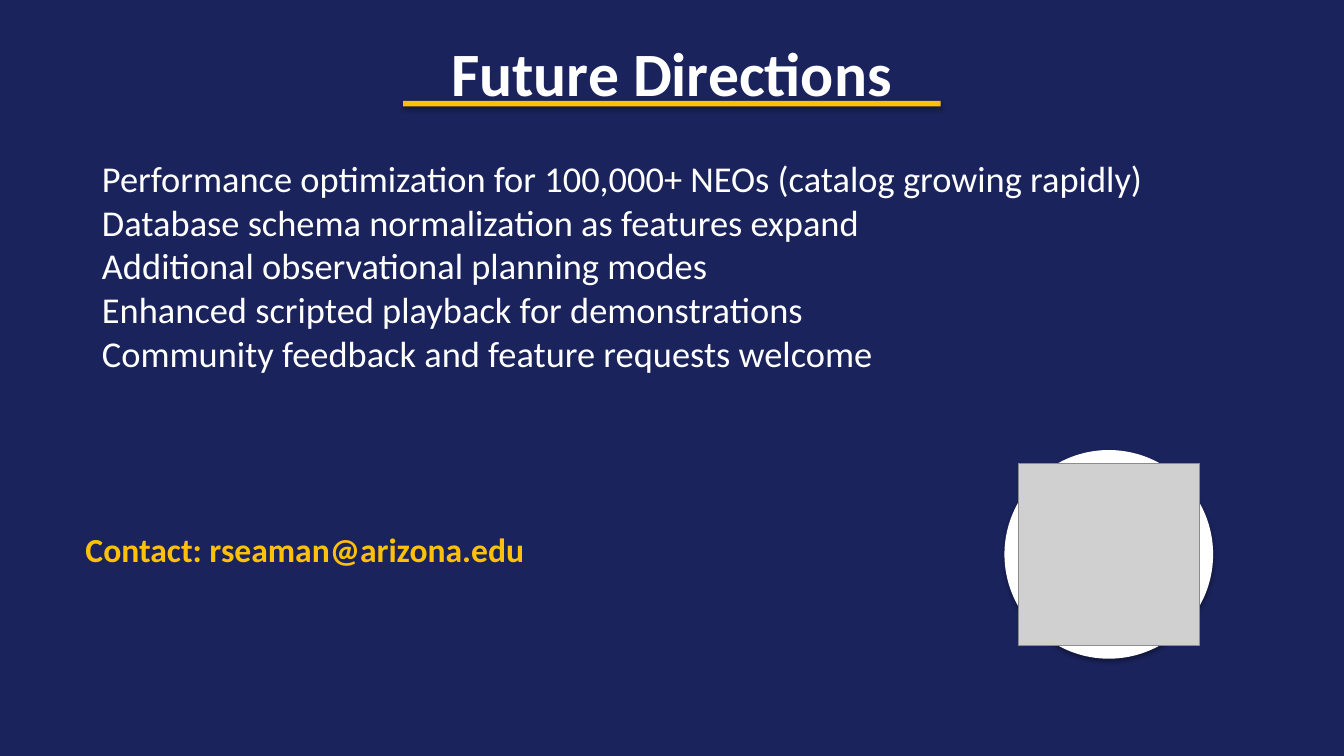
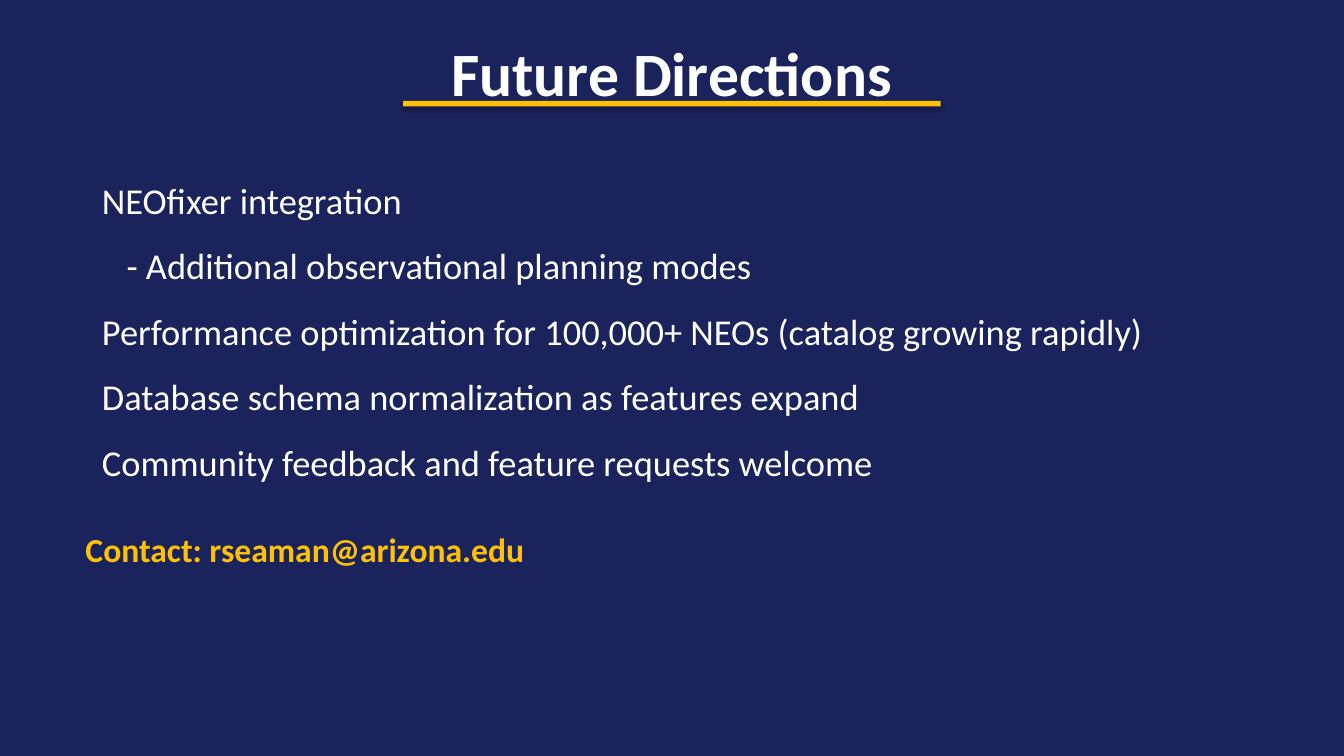
Before and after one commit to rlseaman/neolyzer, a slide deck: slide 9 of presentations/NEOlyzer_Demo.pptx (slide 10 before the commit). Drawn at 1344x756 pixels with LibreOffice and Linux fonts; fonts in the diff are those of the drawing; grey boxes stand for pictures. Boxes give left, top, right and bottom in pixels: in the first picture for what was removed or moved away, otherwise in the second. Text is boxed around its words. In the diff, an @@ line names an element or a change of style, - is before the commit and + after.

```diff
--- a/presentations/NEOlyzer_Demo.pptx
+++ b/presentations/NEOlyzer_Demo.pptx
@@ text at box(102, 189, 751, 286): paragraphs added @@
+NEOfixer integration
+- Additional observational planning modes
@@ text at box(102, 253, 803, 329): paragraphs removed @@
-Additional observational planning modes
-Enhanced scripted playback for demonstrations
@@ text at box(102, 318, 1142, 482): line spacing 1 to 1.5 @@
@@ ellipse removed at box(1004, 450, 1213, 658) @@
@@ picture removed at box(1018, 464, 1200, 645) @@
```
Also in this commit, not shown: 8 other slides changed, 1 other file.
